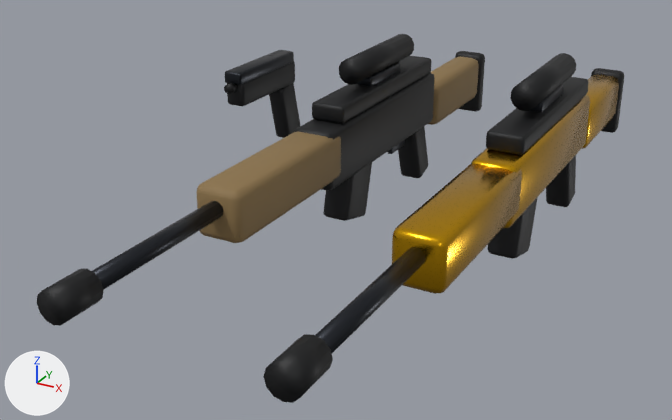
An edit to the glTF model models/armas.glb, drawn before and after from the same camera.
Rendered twice from a 50 mm camera at (0.709, -1.597, 0.547) aimed at (0.021, -0.346, -0.078). Arrows for +X, +Y and +Z are at lower left; the lights stay in place. The older version comes first.

Script lines for the objects in view, before the commit:
```python
me_gun_gold = bpy.data.meshes.new('gun_gold')
me_gun_gold.from_pydata(...)  # 580 vertices, 1112 faces; spans x -0.038..0.038, y -0.96..0.315, z -0.145..0.157
# faces by material slot: [324, 528, 260]
me_gun_gold.materials.append(mat_ouro)  # yellow #d4a017
me_gun_gold.materials.append(mat_preto)  # black #151618
me_gun_gold.materials.append(mat_metal)  # dark grey #2a2d33
me_gun_pistol = bpy.data.meshes.new('gun_pistol')
me_gun_pistol.from_pydata(...)  # 188 vertices, 360 faces; spans x -0.02..0.02, y -0.19..0.051, z -0.111..0.075
# faces by material slot: [252, 108]
me_gun_pistol.materials.append(mat_preto)  # black #151618
me_gun_pistol.materials.append(mat_metal)  # dark grey #2a2d33
me_gun_rifle = bpy.data.meshes.new('gun_rifle')
me_gun_rifle.from_pydata(...)  # 580 vertices, 1112 faces; spans x -0.038..0.038, y -0.96..0.315, z -0.145..0.157
# faces by material slot: [636, 216, 260]
me_gun_rifle.materials.append(mat_preto)  # black #151618
me_gun_rifle.materials.append(mat_areia)  # brown #8a7148
me_gun_rifle.materials.append(mat_metal)  # dark grey #2a2d33
ob_gun_gold = bpy.data.objects.new('gun_gold', me_gun_gold)
ob_gun_gold.location = (0.3, 0.0, 0.0)
ob_gun_pistol = bpy.data.objects.new('gun_pistol', me_gun_pistol)
ob_gun_pistol.location = (-0.3, 0.0, 0.0)
ob_gun_rifle = bpy.data.objects.new('gun_rifle', me_gun_rifle)
ob_gun_rifle.location = (0.0, 0.0, 0.0)
```
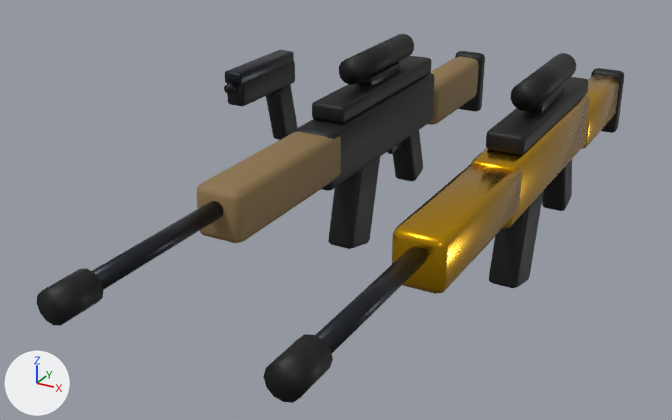
Diff of the bpy script that builds the scene:
```diff
--- a/models/armas.glb.py
+++ b/models/armas.glb.py
@@ me_gun_rifle @@
 # used by ob_gun_rifle; location = (0.0, 0.0, 0.0)
-me_gun_rifle.from_pydata(...)  # 580 vertices, 1112 faces; spans x -0.038..0.038, y -0.96..0.315, z -0.145..0.157
+me_gun_rifle.from_pydata(...)  # 580 vertices, 1112 faces; spans x -0.038..0.038, y -0.96..0.315, z -0.19..0.157
+# me_gun_rifle part 1: the loose piece of 56 vertices spanning x -0.025..0.025, y -0.315..-0.2, z -0.129..0.051 is moved by (0.0, 0.017, -0.061)
+# me_gun_rifle part 2: the loose piece of 56 vertices spanning x -0.023..0.023, y -0.034..0.046, z -0.145..-0.02 is moved by (0.0, -0.026, 0.002)
 me_gun_rifle.materials.append(mat_preto)
@@ me_gun_gold @@
 # used by ob_gun_gold; location = (0.3, 0.0, 0.0)
-me_gun_gold.from_pydata(...)  # 580 vertices, 1112 faces; spans x -0.038..0.038, y -0.96..0.315, z -0.145..0.157
+me_gun_gold.from_pydata(...)  # 580 vertices, 1112 faces; spans x -0.038..0.038, y -0.96..0.315, z -0.19..0.157
+# me_gun_gold part 3: the loose piece of 56 vertices spanning x -0.025..0.025, y -0.315..-0.2, z -0.129..0.051 is moved by (0.0, 0.017, -0.061)
+# me_gun_gold part 4: the loose piece of 56 vertices spanning x -0.023..0.023, y -0.034..0.046, z -0.145..-0.02 is moved by (0.0, -0.026, 0.002)
 me_gun_gold.materials.append(mat_ouro)
@@ me_gun_pistol @@
 # used by ob_gun_pistol; location = (-0.3, 0.0, 0.0)
-me_gun_pistol.from_pydata(...)  # 188 vertices, 360 faces; spans x -0.02..0.02, y -0.19..0.051, z -0.111..0.075
+me_gun_pistol.from_pydata(...)  # 188 vertices, 360 faces; spans x -0.02..0.02, y -0.19..0.039, z -0.113..0.075
+# me_gun_pistol part 5: the loose piece of 56 vertices spanning x -0.018..0.018, y -0.027..0.051, z -0.111..0.014 is moved by (0.0, -0.012, -0.001)
 me_gun_pistol.materials.append(mat_preto)
```

Where the change shows, as pixel boxes [x1, y1, x2, y2] in the pictures (672 x 420 px; the box of a moved part takes in the faces that stretch with it):
'gun_pistol', reshaped
    before: [224, 50, 300, 138]
    after: [224, 50, 297, 140]
part 1 of me_gun_rifle, moved or reshaped
    before: [323, 163, 372, 221]
    after: [328, 157, 380, 249]
part 2 of me_gun_rifle, moved or reshaped
    before: [398, 127, 428, 178]
    after: [392, 130, 423, 182]
part 3 of me_gun_gold, moved or reshaped
    before: [488, 197, 538, 259]
    after: [489, 191, 544, 288]
part 4 of me_gun_gold, moved or reshaped
    before: [546, 155, 576, 207]
    after: [542, 160, 572, 211]
part 5 of me_gun_pistol, moved or reshaped
    before: [269, 83, 300, 138]
    after: [266, 84, 297, 140]
